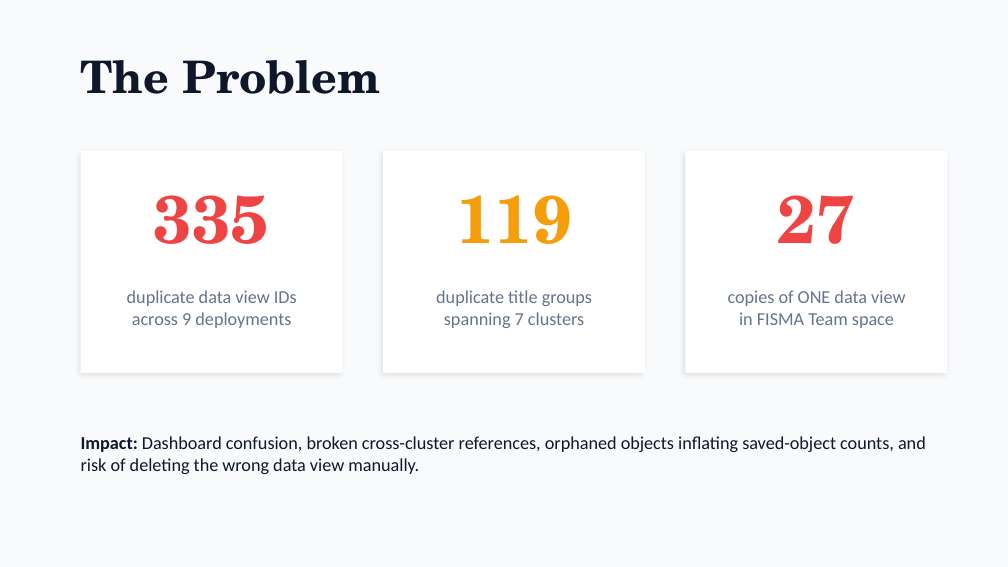
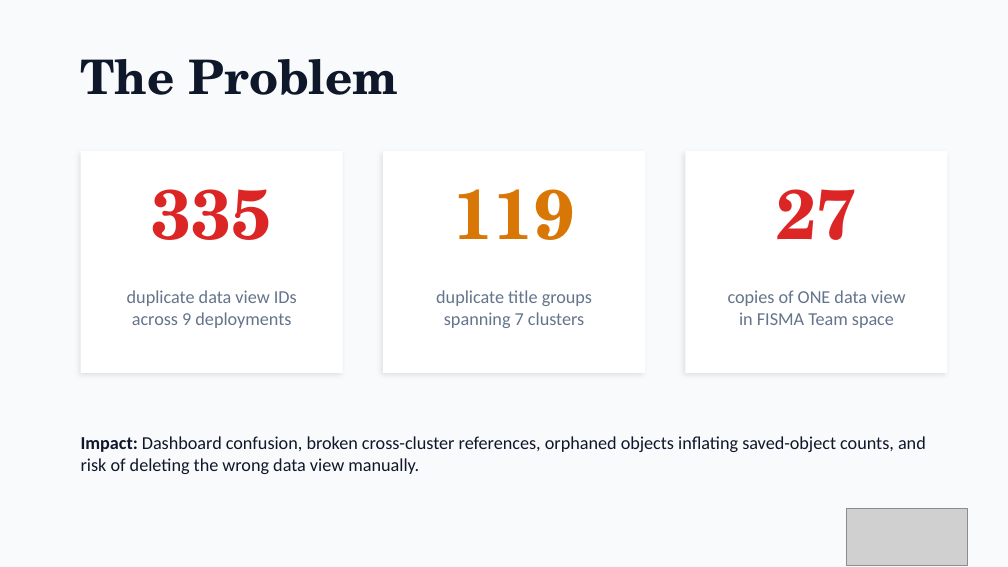
Before and after one commit to olajio/kibana-dataview-deduplicator, a slide deck: slide 2 of Duplicate_DataViews_Toolkit.pptx. Drawn at 1008x567 pixels with LibreOffice and Linux fonts; fonts in the diff are those of the drawing; grey boxes stand for pictures. Boxes give left, top, right and bottom in pixels: in the first picture for what was removed or moved away, otherwise in the second. Text is boxed around its words. In the diff, an @@ line names an element or a change of style, - is before the commit and + after.

```diff
--- a/Duplicate_DataViews_Toolkit.pptx
+++ b/Duplicate_DataViews_Toolkit.pptx
@@ text "The Problem" at bbox=[81, 59, 398, 95]: size 32 to 34 pt @@
@@ text "335" at bbox=[151, 189, 272, 240]: size 48 to 50 pt, text colour #EF4444 to #DC2626 @@
@@ text "119" at bbox=[454, 189, 575, 240]: size 48 to 50 pt, text colour #F59E0B to #D97706 @@
@@ text "27" at bbox=[776, 189, 856, 240]: size 48 to 50 pt, text colour #EF4444 to #DC2626 @@
@@ picture added at bbox=[847, 509, 968, 565] @@
```
Also in this commit, not shown: 8 other slides changed, 2 slides added, 3 other files.
